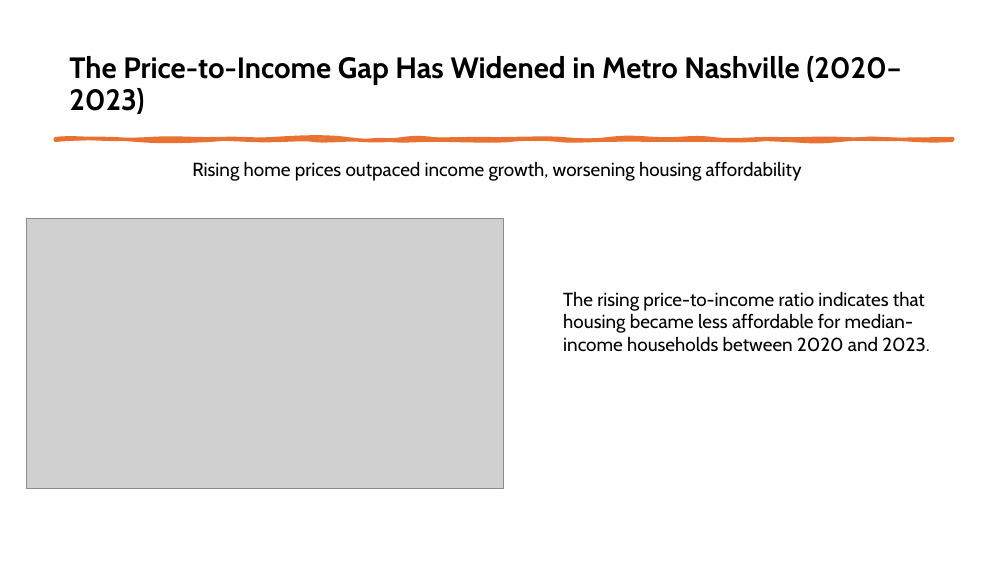
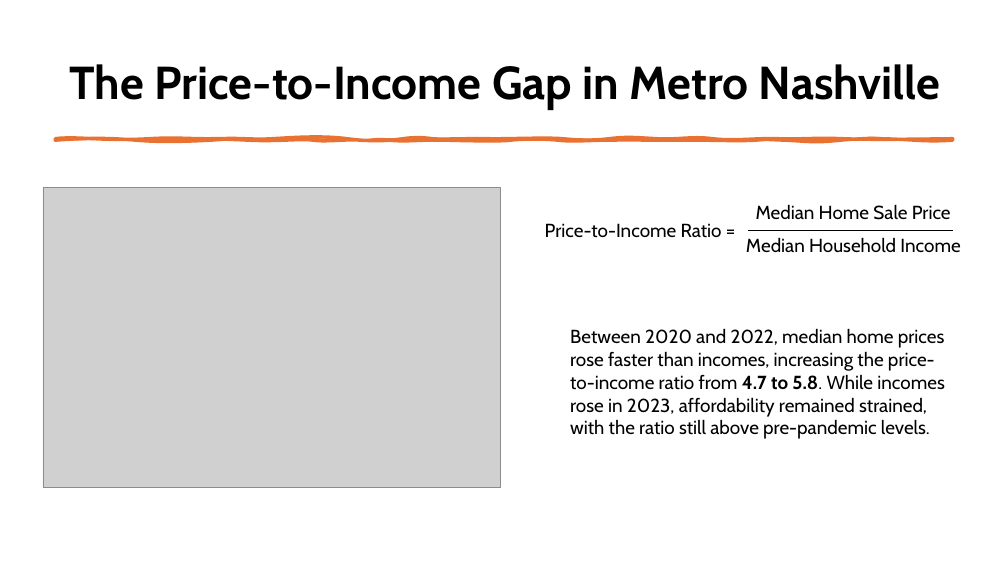
Before and after one commit to lukemgaff/Metro-Nashville-Housing-Affordability-2020-2023, a slide deck: slide 7 of Capstone(Nashville Housing).pptx. Drawn at 1008x567 pixels with LibreOffice and Linux fonts; fonts in the diff are those of the drawing; grey boxes stand for pictures. Boxes give left, top, right and bottom in pixels: in the first picture for what was removed or moved away, otherwise in the second. Text is boxed around its words. In the diff, an @@ line names an element or a change of style, - is before the commit and + after.

```diff
--- a/Capstone(Nashville Housing).pptx
+++ b/Capstone(Nashville Housing).pptx
@@ title at <box>69,64,940,110</box>: text changed; size 28 to 44 pt @@
-The Price-to-Income Gap Has Widened in Metro Nashville (2020–2023)
+The Price-to-Income Gap in Metro Nashville
@@ text removed at <box>192,161,802,181</box> @@
-Rising home prices outpaced income growth, worsening housing affordability
@@ picture: place and size @@
-picture at <box>27,219,504,488</box>
+picture at <box>43,188,501,488</box>
@@ text added at <box>756,204,951,220</box>, 18 pt, text #000000 @@
+Median Home Sale Price
@@ text added at <box>545,223,722,238</box>, 18 pt, text #000000 @@
+Price-to-Income Ratio =
@@ text added at <box>746,237,960,252</box>, 18 pt, text #000000 @@
+Median Household Income
@@ line added from (749, 231) to (953, 231), #000000 1.5 pt @@
@@ text at <box>570,328,945,439</box>: text changed @@
-The rising price-to-income ratio indicates that housing became less affordable for median-income households between 2020 and 2023.
+Between 2020 and 2022, median home prices rose faster than incomes, increasing the price-to-income ratio from 4.7 to 5.8. While incomes rose in 2023, affordability remained strained, with the ratio still above pre-pandemic levels.
```
Also in this commit, not shown: 10 other slides changed, 3 slides added, 2 slides removed, 12 other files.
